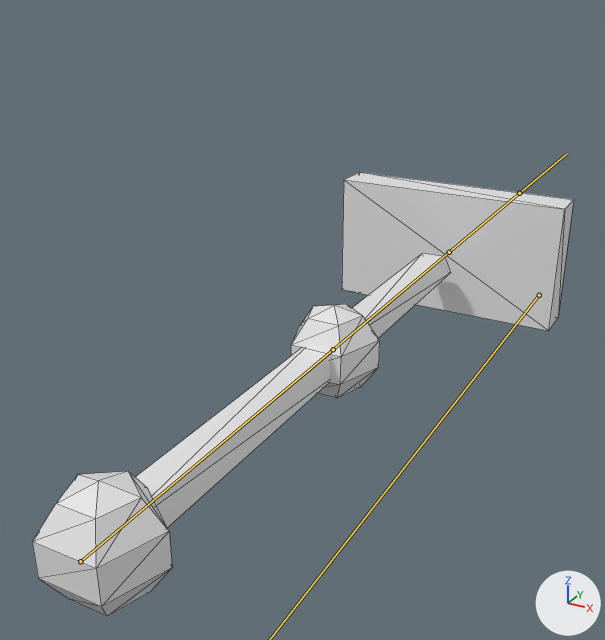
Before and after pictures for a commit that changed the FBX model Assets/Resources/Models/Games/BuiltToScaleDS/Shooter.fbx.
Both versions are drawn from a 50 mm camera at (84.0, -396.0, 156.0) aimed at (-1.0, -241.0, 79.0). Every picture has the same lights, and +X, +Y and +Z are marked at lower right. The bones that bend it are drawn over the model as lines. Mesh edges are drawn as thin lines.

Objects in the first picture: 'machine.001'.
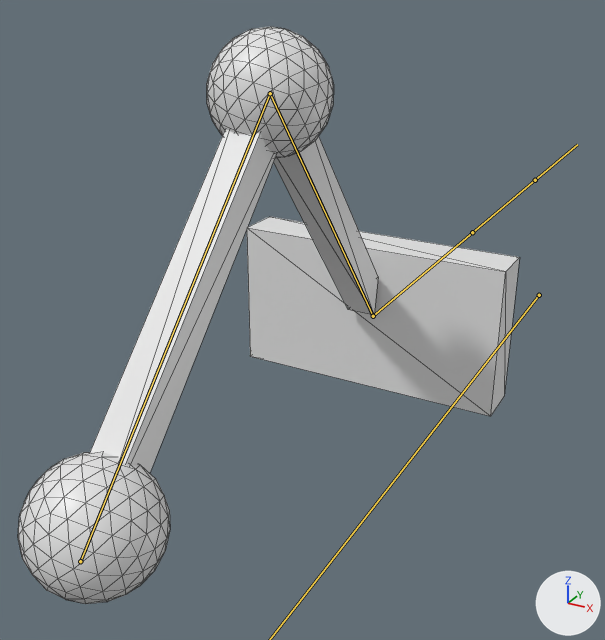
The newer file adds an action. The first version stands in its rest pose; the second is drawn at frame 29 of the action 'machine|machine|machine|machine_shot_machine|machine|machine_shot_machi'.

The edits, one by one:
Bone 'joint1' (bone_joint1) turns from (0, 0, 0) to (47, 0, 0) degrees about its own x, y and z.
Bone 'joint2' (bone_joint2) turns from (0, 0, 0) to (-98, 0, 0) degrees about its own x, y and z.
Bone 'joint3' (bone_joint3) turns from (0, 0, 0) to (51, 0, 0) degrees about its own x, y and z.

Pixel boxes [x1, y1, x2, y2] of what changed, in the pictures (605 x 640 px):
'machine.001', posed (7% narrower, 30% taller): before [32, 172, 574, 616]; after [18, 26, 520, 604]
bone 'joint1', root to tip: before (80, 561) to (333, 349); after (80, 561) to (270, 93)
bone 'joint2', root to tip: before (333, 349) to (449, 252); after (270, 93) to (373, 316)
bone 'joint3', root to tip: before (449, 252) to (519, 193); after (373, 316) to (472, 232)
